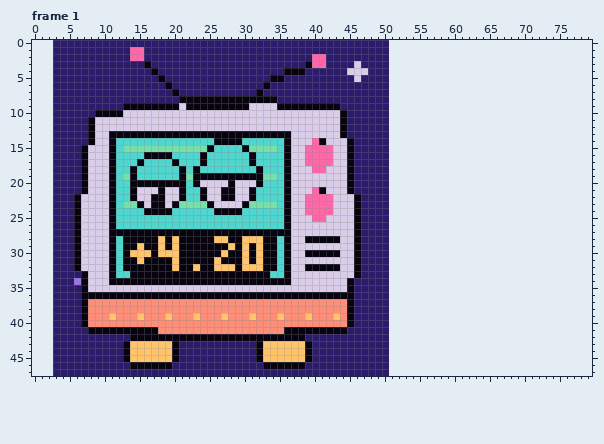
Edited in one commit: pixel-art file (art/office/faces/riffbot.aseprite). This is how it looked before the edit.
48x48 pixels, 10 frames. Shown: frame 1. The old version is drawn lined up with the new one, on the new canvas. The commit also changed other frames, which this record leaves out.
Once edited:
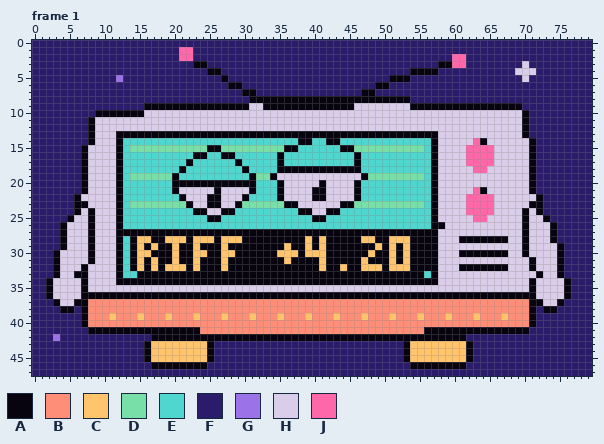
Palette (. is transparent): A #07040f  B #ff8e78  C #ffc46c  D #79dfa8  E #4fd6cf  F #2a1b6b  G #9b72e8  H #d9cde9  J #ff68a8
From old to new:
canvas 48x48 -> 80x48, the old top-left corner now at 3,0
Frame 1:
y 0: x 0..2 ... -> FFF; x 51..79 ............................. -> FFFFFFFFFFFFFFFFFFFFFFFFFFFFF
y 1: x 0..2 ... -> FFF; x 14..15 JJ -> FF; x 21..22 FF -> JJ; x 51..79 ............................. -> FFFFFFFFFFFFFFFFFFFFFFFFFFFFF
y 2: x 0..2 ... -> FFF; x 14..15 JJ -> FF; x 21..22 FF -> JJ; x 40..41 JJ -> FF; x 51..79 ............................. -> FFFFFFFFFJJFFFFFFFFFFFFFFFFFF
y 3: x 0..2 ... -> FFF; x 16 A -> F; x 23..24 FF -> AA; x 39..41 AJJ -> FFF; x 46 H -> F; x 51..79 ............................. -> FFFFFFFAAJJFFFFFFFFHFFFFFFFFF
y 4: x 0..2 ... -> FFF; x 17 A -> F; x 25..26 FF -> AA; x 36..38 AAA -> FFF; x 45..47 HHH -> FFF; x 51..79 ............................. -> FFFAAAAFFFFFFFFFFFHHHFFFFFFFF
y 5: x 0..2 ... -> FFF; x 12 F -> G; x 18 A -> F; x 27 F -> A; x 34..35 AA -> FF; x 46 H -> F; x 51..79 ............................. -> AAAFFFFFFFFFFFFFFFFHFFFFFFFFF
y 6: x 0..2 ... -> FFF; x 19 A -> F; x 28..29 FF -> AA; x 33 A -> F; x 49..79 FF............................. -> AAFFFFFFFFFFFFFFFFFFFFFFFFFFFFF
y 7: x 0..2 ... -> FFF; x 20 A -> F; x 30..32 FFA -> AAF; x 47..48 FF -> AA; x 51..79 ............................. -> FFFFFFFFFFFFFFFFFFFFFFFFFFFFF
y 8: x 0..2 ... -> FFF; x 21..30 AAAAAAAAAA -> FFFFFFFFFF; x 35..79 FFFFFFFFFFFFFFFF............................. -> AAAAAAAAAAAAAAAAAAAFFFFFFFFFFFFFFFFFFFFFFFFFF
y 9: x 0..2 ... -> FFF; x 13..15 AAA -> FFF; x 21 H -> A; x 33..34 HH -> AA; x 44..79 FFFFFFF............................. -> AAHHHHHHHHAAAAAAAAAAAAAAAAFFFFFFFFFF
y 10: x 0..2 ... -> FFF; x 13..15 HHH -> AAA; x 44..79 AFFFFFF............................. -> HHHHHHHHHHHHHHHHHHHHHHHHHHAFFFFFFFFF
y 11..12: x 0..2 ... -> FFF; x 44..79 AFFFFFF............................. -> HHHHHHHHHHHHHHHHHHHHHHHHHHAFFFFFFFFF
y 13: x 0..2 ... -> FFF; x 11 A -> H; x 37..43 HHHHHHH -> AAAAAAA; x 45..79 FFFFFF............................. -> AAAAAAAAAAAAAHHHHHHHHHHHHAFFFFFFFFF
y 14: x 0..2 ... -> FFF; x 11..12 AE -> HA; x 26..29 AAAA -> EEEE; x 36..79 AHHHJAHHHAFFFFF............................. -> EEAAEEAAEEEEEEEEEEEEEAHHHHHJAHHHHHHAFFFFFFFF
y 15: x 0..2 ... -> FFF; x 11..13 AED -> HAE; x 26..30 EEEEA -> ADDDD; x 35 E -> D; x 37..44 HHJJJJHH -> AEEEEEEA; x 46..79 FFFFF............................. -> DDDDDDDDDDEAHHHHJJJJHHHHHAFFFFFFFF
y 16: x 0..2 ... -> FFF; x 11..12 AE -> HA; x 16..19 AAAA -> EEEE; x 23 E -> A; x 27..28 EE -> AA; x 31 A -> E; x 35..79 EAHHJJJJHHAFFFFF............................. -> AEEEEEEEEEEAEEEEEEEEEEAHHHHJJJJHHHHHAFFFFFFFF
y 17: x 0..2 ... -> FFF; x 11..12 AE -> HA; x 15 A -> E; x 20 A -> E; x 22 E -> A; x 24 A -> E; x 29 E -> A; x 31 A -> E; x 35..79 EAHHJJJJHHAFFFFF............................. -> AEEEEEEEEEEAEEEEEEEEEEAHHHHJJJJHHHHHAFFFFFFFF
y 18: x 0..2 ... -> FFF; x 11..12 AE -> HA; x 14 A -> E; x 23 A -> E; x 30 E -> A; x 32 A -> E; x 35 E -> A; x 37..44 HHHJJHHH -> AAAAAAAA; x 46..79 FFFFF............................. -> AEEEEEEEEEEAHHHHHJJHHHHHHAFFFFFFFF
y 19: x 0..2 ... -> FFF; x 11..30 AEDAEEEEEEADAAAAAAAA -> HAEDDDDDDAEEEEEEEEEE; x 32 A -> D; x 34..36 DEA -> AHH; x 45..79 AFFFFF............................. -> HHADDDDDDDDEAHHHHHHHHHHHHHAFFFFFFFF
y 20: x 0..2 ... -> FFF; x 11..12 AE -> HA; x 14..19 AAAAAA -> EEEEEE; x 22 E -> A; x 24..27 HHHH -> AAAA; x 29..32 HHHA -> AAAE; x 35..36 EA -> AH; x 41 H -> A; x 45..79 AFFFFF............................. -> HAEEEEEEEEEEAHHHHHHHHHHHHHAFFFFFFFF
y 21: x 0..2 ... -> FFF; x 11..12 AE -> HA; x 14..24 AHHHAHHAEEA -> EEEEEEAHHHH; x 26..28 HAA -> AHH; x 35..36 EA -> AH; x 40 J -> A; x 45..79 AFFFFF............................. -> HAEEEEEEEEEEAHHHHHJAHHHHHHAFFFFFFFF
y 22: x 0..2 ... -> FFF; x 11..12 AE -> HA; x 14..20 AHHAAHH -> EEEEEEE; x 22..28 EEAHHAA -> HHHAAHH; x 30..31 HA -> AE; x 35..36 EA -> AH; x 39..42 JJJJ -> HAAH; x 47..79 FFFF............................. -> EEEEEEEEEEAHHHHJJJJHHHHHHAFFFFFFF
y 23: x 0..2 ... -> FFF; x 7 H -> A; x 11..13 AED -> HAE; x 15..20 AHAAHA -> DDDDDD; x 22..24 DDD -> AHH; x 26 H -> A; x 29..30 HA -> AD; x 35 E -> D; x 37 H -> A; x 39..42 JJJJ -> HHHH; x 44..79 HHAFFFF............................. -> AADDDDDDDDDDEAHHHHJJJJHHHHHAAFFFFFFF
y 24: x 0..2 ... -> FFF; x 8 H -> A; x 11..12 AE -> HA; x 16..19 AAAA -> EEEE; x 23..26 EEEA -> AAHH; x 29 A -> E; x 36..79 AHHJJJJHHHAFFFF............................. -> EEAAHHAAEEEEEEEEEEEEEAHHHHJJJJHHHHAHAFFFFFFF
y 25: x 0..2 ... -> FFF; x 5..6 FA -> AH; x 8 H -> A; x 11..12 AE -> HA; x 25..26 EE -> AA; x 36..79 AHHHJJHHHHAFFFF............................. -> EEEEAAEEEEEEEEEEEEEEEAHHHHHJJHHHHHAHHAFFFFFF
y 26: x 0..2 ... -> FFF; x 4..6 FFA -> AHH; x 8 H -> A; x 11..12 AE -> HA; x 36..79 AHHHHHHHHHAFFFF............................. -> EEEEEEEEEEEEEEEEEEEEEAAHHHHHHHHHHHAHHHAFFFFF
y 27: x 0..2 ... -> FFF; x 4..6 FFA -> AHH; x 8 H -> A; x 11 A -> H; x 37..45 HHHHHHHHH -> AAAAAAAAA; x 47..79 FFFF............................. -> AAAAAAAAAAAHHHHHHHHHHHHAHHHAFFFFF
y 28: x 0..2 ... -> FFF; x 4..6 FFA -> AHH; x 8 H -> A; x 11..13 AEA -> HAE; x 15..16 AA -> CC; x 18..19 CA -> AC; x 21 A -> C; x 23..26 AAAC -> CCCA; x 28..32 AACCC -> CCAAA; x 35 E -> A; x 37..39 HHA -> AAC; x 41 A -> C; x 44..45 HH -> AA; x 47..79 FFFF............................. -> CCAACCCAAAAHHHAAAAAAAHHAHHHAFFFFF
y 29: x 0..2 ... -> FFF; x 4..6 FFA -> AHH; x 8 H -> A; x 11..13 AEA -> HAE; x 17..18 AC -> CA; x 23 A -> C; x 27..28 AC -> CA; x 30 C -> A; x 32 C -> A; x 35..45 EAHHHHHHHHH -> ACAACACAAAA; x 47..79 FFFF............................. -> AACACACAAAAHHHHHHHHHHHHAHHHHAFFFF
y 30: x 0..6 ...FFFA -> FFFAHHH; x 8 H -> A; x 11..14 AEAC -> HAEA; x 18..19 CC -> AA; x 23..24 AA -> CC; x 28 A -> C; x 30 C -> A; x 32 C -> A; x 35..41 EAHHAAA -> CCCACCC; x 44..45 HH -> AA; x 47..79 FFFF............................. -> ACAACACAAAAHHHAAAAAAAHHAHHHHAFFFF
y 31: x 0..6 ...FFFA -> FFFAHHH; x 8 H -> A; x 11..13 AEA -> HAE; x 17 A -> C; x 23 A -> C; x 26..27 CA -> AC; x 30 C -> A; x 32 C -> A; x 35..45 EAHHHHHHHHH -> ACAAAACAAAA; x 47..79 FFFF............................. -> CAAACACAAAAHHHHHHHHHHHHHAHHHAFFFF
y 32: x 0..7 ...FFFAH -> FFFAHHHA; x 11..13 AEA -> HAE; x 15 A -> C; x 17 A -> C; x 19 A -> C; x 21 A -> C; x 26 C -> A; x 28 C -> A; x 30..32 CCC -> AAA; x 35 E -> A; x 37..38 HH -> AA; x 41 A -> C; x 44..45 HH -> CA; x 47..79 FFFF............................. -> CCCACCCAAAAHHHAAAAAAAHHHAHHHAFFFF
y 33: x 0..6 ...FFFF -> FFFAHHA; x 11..12 AE -> HA; x 14 A -> E; x 34..35 EE -> AA; x 37..45 HHHHHHHHH -> AAAAAAAAA; x 47..79 FFFF............................. -> AAAAAAAAAEAHHHHHHHHHHHHHHAHHAFFFF
y 34: x 0..6 ...FFFG -> FFAHHHH; x 11 A -> H; x 37..44 HHHHHHHH -> AAAAAAAA; x 46..79 FFFFF............................. -> AAAAAAAAAAAAHHHHHHHHHHHHHAHHHHAFFF
y 35: x 0..6 ...FFFF -> FFAHHHH; x 45..79 AFFFFF............................. -> HHHHHHHHHHHHHHHHHHHHHHHHHHAHHHHAFFF
y 36: x 0..6 ...FFFF -> FFAHHHH; x 46..79 FFFFF............................. -> AAAAAAAAAAAAAAAAAAAAAAAAAAHHHHAFFF
y 37: x 0..6 ...FFFF -> FFFAHHA; x 45..79 AFFFFF............................. -> BBBBBBBBBBBBBBBBBBBBBBBBBBAAHHAFFFF
y 38: x 0..2 ... -> FFF; x 4..5 FF -> AA; x 45..79 AFFFFF............................. -> BBBBBBBBBBBBBBBBBBBBBBBBBBAFAAFFFFF
y 39: x 0..2 ... -> FFF; x 45..79 AFFFFF............................. -> BBCBBBCBBBCBBBCBBBCBBBCBBBAFFFFFFFF
y 40: x 0..2 ... -> FFF; x 45..79 AFFFFF............................. -> BBBBBBBBBBBBBBBBBBBBBBBBBBAFFFFFFFF
y 41: x 0..2 ... -> FFF; x 18..23 BBBBBB -> AAAAAA; x 36..79 AAAAAAAAAFFFFFF............................. -> BBBBBBBBBBBBBBBBBBBBAAAAAAAAAAAAAAAFFFFFFFFF
y 42: x 0..3 ...F -> FFFG; x 14..16 AAA -> FFF; x 39..79 FFFFFFFFFFFF............................. -> AAAAAAAAAAAAAAAAAAAAAAAFFFFFFFFFFFFFFFFFF
y 43..45: x 0..2 ... -> FFF; x 13..16 ACCC -> FFFA; x 20..25 AFFFFF -> CCCCCA; x 32..39 ACCCCCCA -> FFFFFFFF; x 51..79 ............................. -> FFACCCCCCCCAFFFFFFFFFFFFFFFFF
y 46: x 0..2 ... -> FFF; x 14..16 AAA -> FFF; x 20..24 FFFFF -> AAAAA; x 33..38 AAAAAA -> FFFFFF; x 51..79 ............................. -> FFFAAAAAAAAFFFFFFFFFFFFFFFFFF
y 47: x 0..2 ... -> FFF; x 51..79 ............................. -> FFFFFFFFFFFFFFFFFFFFFFFFFFFFF
